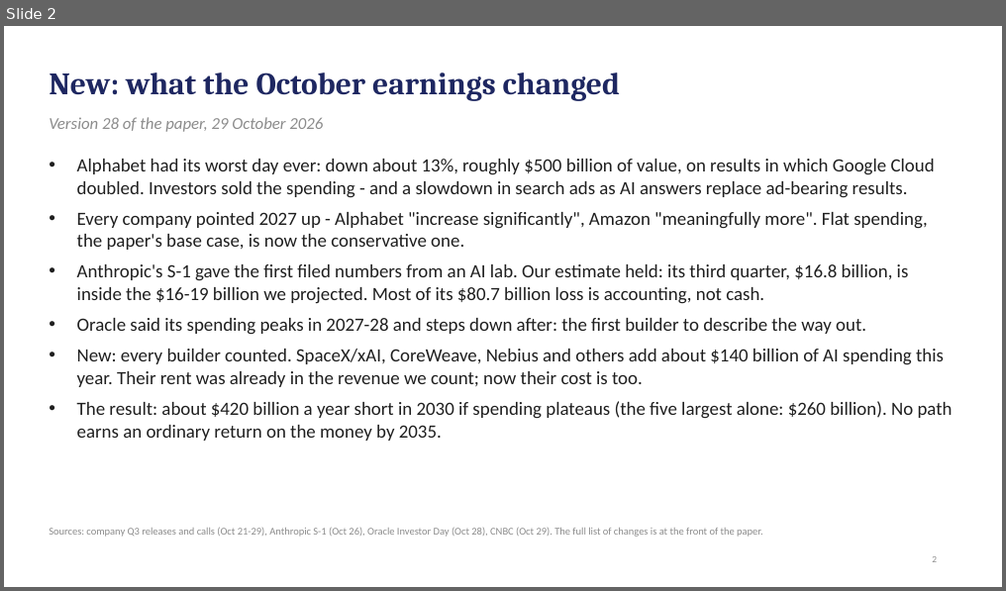
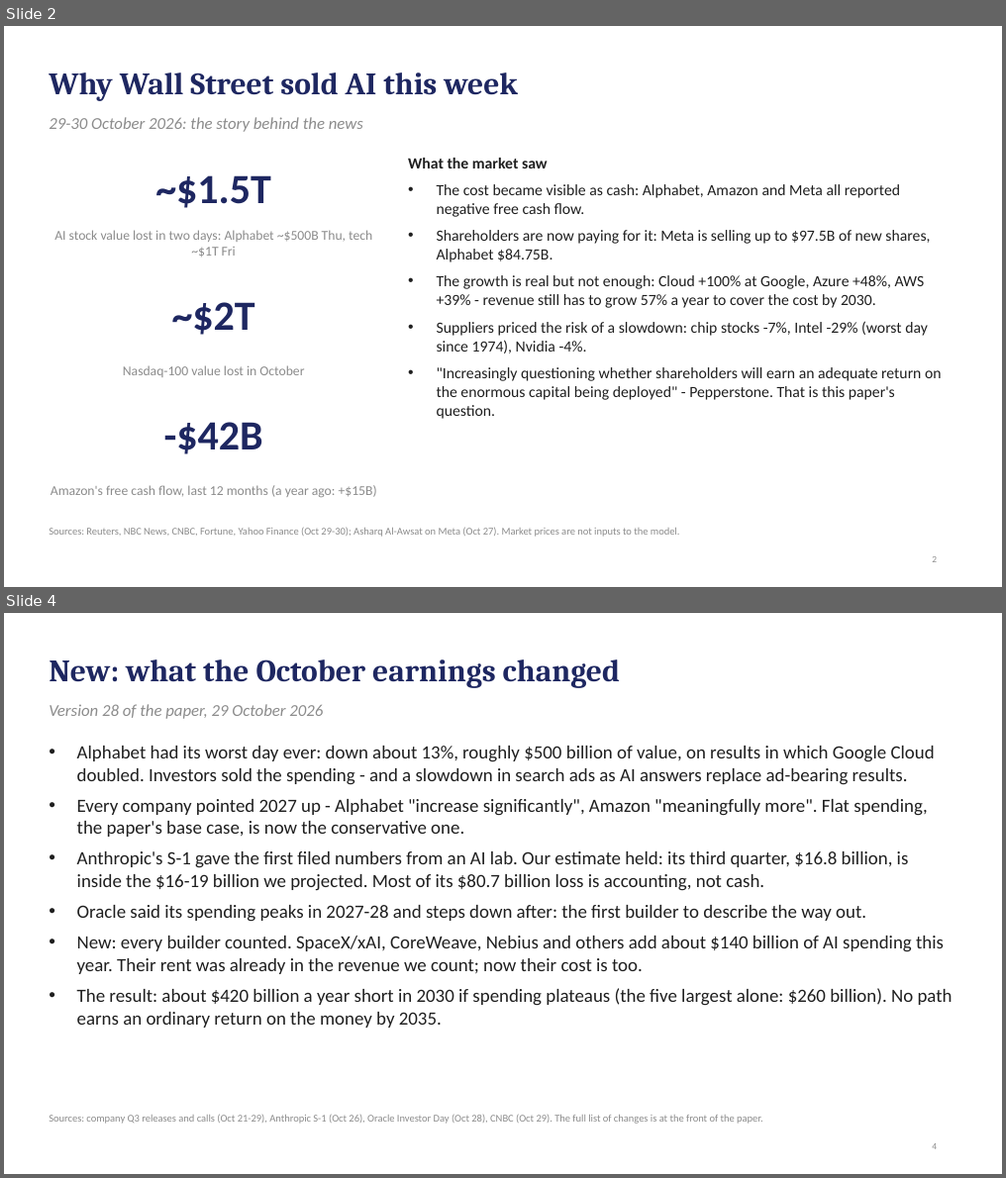
Before and after one commit to desfitz/ai-compute-limits, a slide deck: paper/easy_deck_v29.pptx. Shown one above the other, each under a label of ours: slide 2 before the commit, slides 2 and 4 after it; the slides between them are not shown. The pictures are 1006x591 and 1006x1178 pixels, drawn with LibreOffice and Linux fonts; fonts in the diff are those of the drawing. Boxes give left, top, right and bottom in pixels: in the first picture for what was removed or moved away, otherwise in the second. Text is boxed around its words. In the diff, an @@ line names an element or a change of style, - is before the commit and + after.

```diff
--- a/paper/easy_deck_v29.pptx
+++ b/paper/easy_deck_v29.pptx
@@ slide 2 added at box(4, 26, 1002, 587), background #FFFFFF @@
@@ title added at box(49, 73, 518, 101), 30 pt, text #1E2761, bold @@
+Why Wall Street sold AI this week
@@ text added at box(49, 117, 363, 132), 16 pt, text #8C8C8C, italic @@
+29-30 October 2026: the story behind the news
@@ text added at box(408, 158, 942, 419), 15 pt, text #1F1F1F @@
+What the market saw
+• The cost became visible as cash: Alphabet, Amazon and Meta all reported negative free cash flow.
+• Shareholders are now paying for it: Meta is selling up to $97.5B of new shares, Alphabet $84.75B.
+• The growth is real but not enough: Cloud +100% at Google, Azure +48%, AWS +39% - revenue still has to grow 57% a year to cover the cost by 2030.
+• Suppliers priced the risk of a slowdown: chip stocks -7%, Intel -29% (worst day since 1974), Nvidia -4%.
+• "Increasingly questioning whether shareholders will earn an adequate return on the enormous capital being deployed" - Pepperstone. That is this paper's question.
@@ text added at box(155, 175, 271, 208), 40 pt, text #1E2761, bold @@
+~$1.5T
@@ text added at box(54, 230, 372, 257), 13 pt, text #8C8C8C @@
+AI stock value lost in two days: Alphabet ~$500B Thu, tech ~$1T Fri
@@ text added at box(172, 302, 255, 335), 40 pt, text #1E2761, bold @@
+~$2T
@@ text added at box(123, 366, 304, 377), 13 pt, text #8C8C8C @@
+Nasdaq-100 value lost in October
@@ text added at box(164, 422, 263, 455), 40 pt, text #1E2761, bold @@
+-$42B
@@ text added at box(51, 485, 377, 497), 13 pt, text #8C8C8C @@
+Amazon's free cash flow, last 12 months (a year ago: +$15B)
@@ text added at box(49, 527, 680, 537), 10 pt, text #8C8C8C @@
+Sources: Reuters, NBC News, CNBC, Fortune, Yahoo Finance (Oct 29-30); Asharq Al-Awsat on Meta (Oct 27). Market prices are not inputs to the model.
@@ page number added at box(932, 557, 937, 563), 9 pt, text #8C8C8C @@
+2
@@ what was slide 2 is now slide 4 @@
@@ page number at box(932, 1144, 937, 1150): text changed @@
-2
+4
```
Also in this commit, not shown: 1 slide changed, 1 other slide added.
